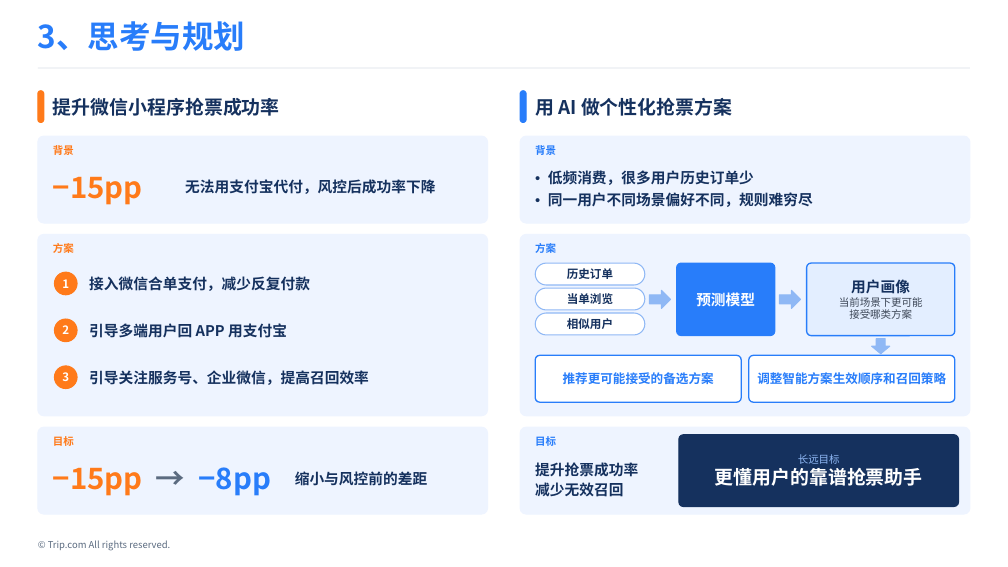
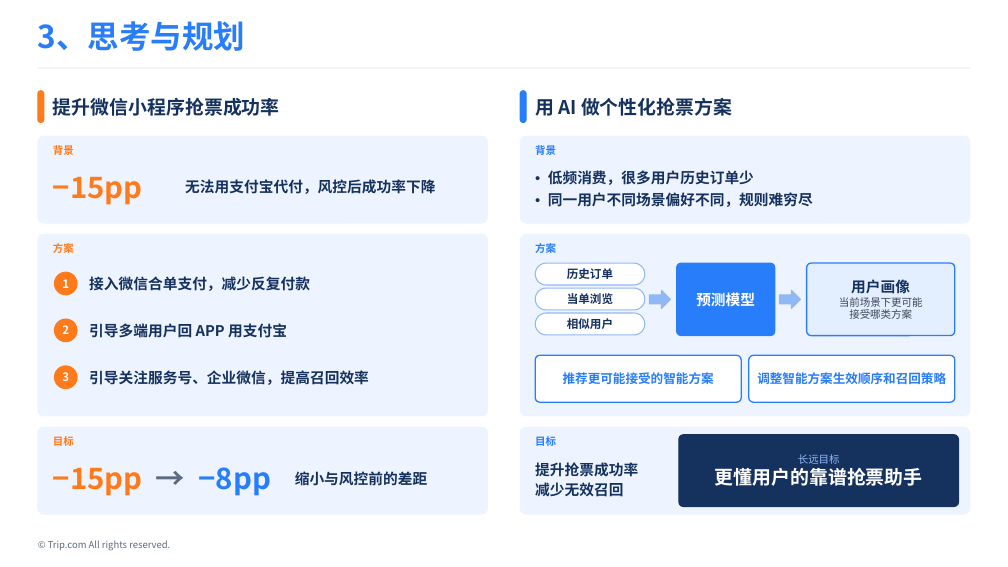
Before and after one commit to Wennie006/AI-myself, a slide deck: slide 11 of 留用答辩_v4.pptx. Drawn at 1008x567 pixels with LibreOffice and Linux fonts; fonts in the diff are those of the drawing. Boxes give left, top, right and bottom in pixels: in the first picture for what was removed or moved away, otherwise in the second. Text is boxed around its words. In the diff, an @@ line names an element or a change of style, - is before the commit and + after.

```diff
--- a/留用答辩_v4.pptx
+++ b/留用答辩_v4.pptx
@@ down arrow removed at [872,339,890,354] @@
@@ text at [563,372,714,384]: text changed @@
-推荐更可能接受的备选方案
+推荐更可能接受的智能方案
```
